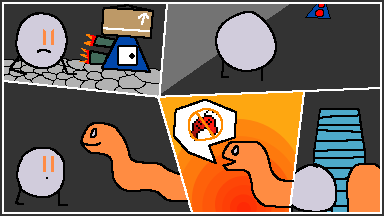
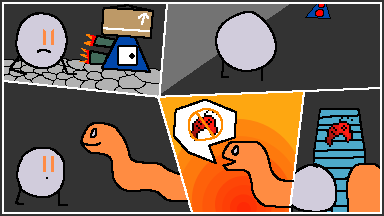
Two versions of the same layered image (384×216). Layer-by-layer changes:
added layer "MeltyGamesLogo.png" (1st of 2) above "Paint Layer 4 (pasted)" over [325, 117, 353, 147]
added layer "Paint Layer 4 (pasted)" above "MeltyGamesLogo.png" over [325, 117, 353, 147]
painted on "Paint Layer 1" over [325, 117, 353, 147]
